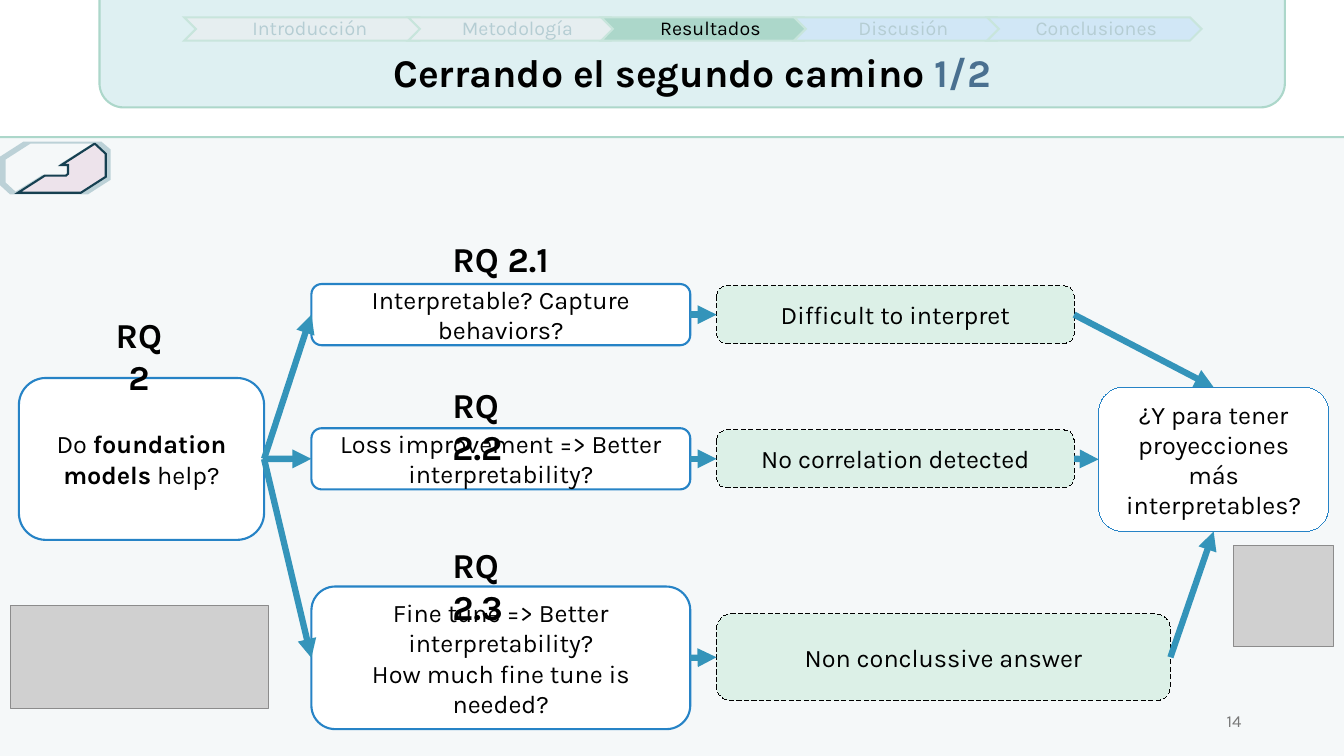
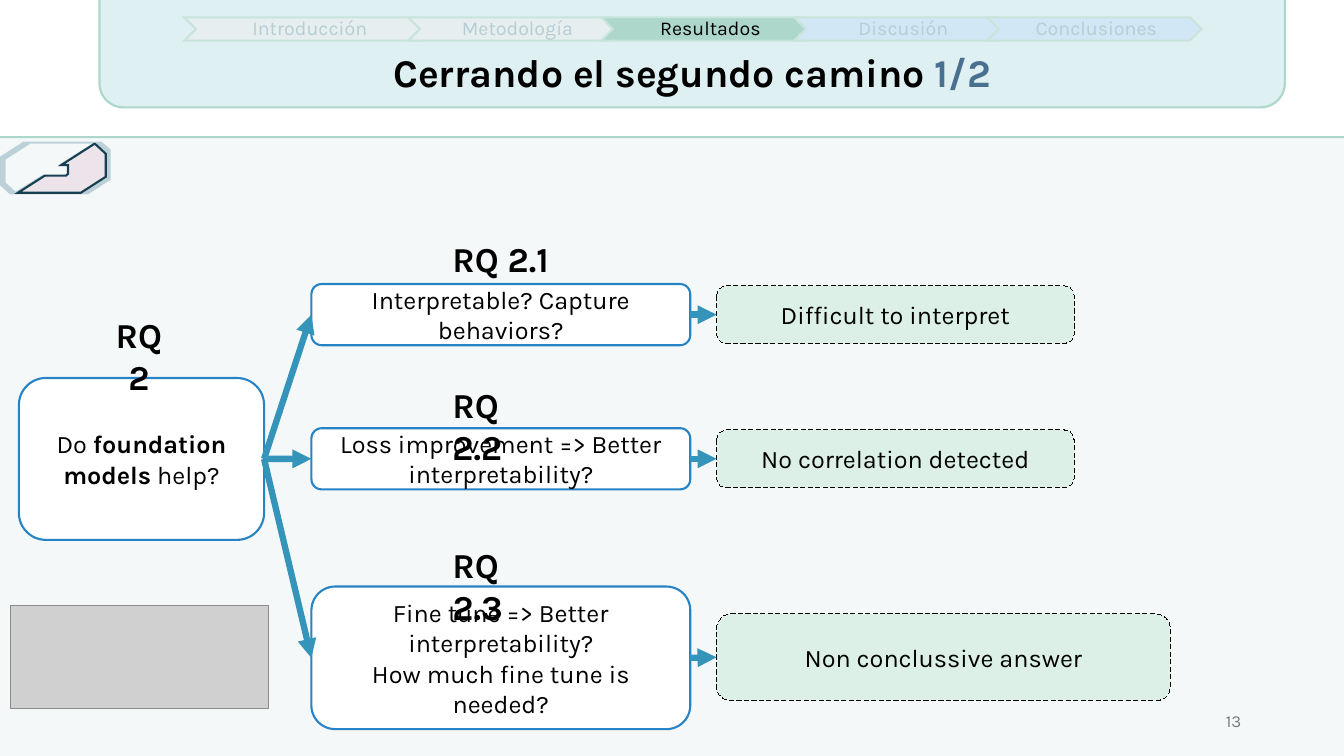
Before and after one commit to misantamaria/thesis, a slide deck: slide 13 of summary.pptx (slide 14 before the commit). Drawn at 1344x756 pixels with LibreOffice and Linux fonts; fonts in the diff are those of the drawing; grey boxes stand for pictures. Boxes give left, top, right and bottom in pixels: in the first picture for what was removed or moved away, otherwise in the second. Text is boxed around its words. In the diff, an @@ line names an element or a change of style, - is before the commit and + after.

```diff
--- a/summary.pptx
+++ b/summary.pptx
@@ arrow removed from (1075, 315) to (1214, 387) @@
@@ rounded rectangle removed at <box>1099,387,1329,531</box> @@
-¿Y para tener proyecciones más interpretables?
@@ arrow removed from (1075, 459) to (1099, 460) @@
@@ arrow removed from (1171, 657) to (1214, 531) @@
@@ picture removed at <box>1233,545,1334,646</box> @@
@@ page number at <box>1226,716,1241,727</box>: text changed @@
-14
+13
```
Also in this commit, not shown: 1 other slide changed, 1 slide removed.
